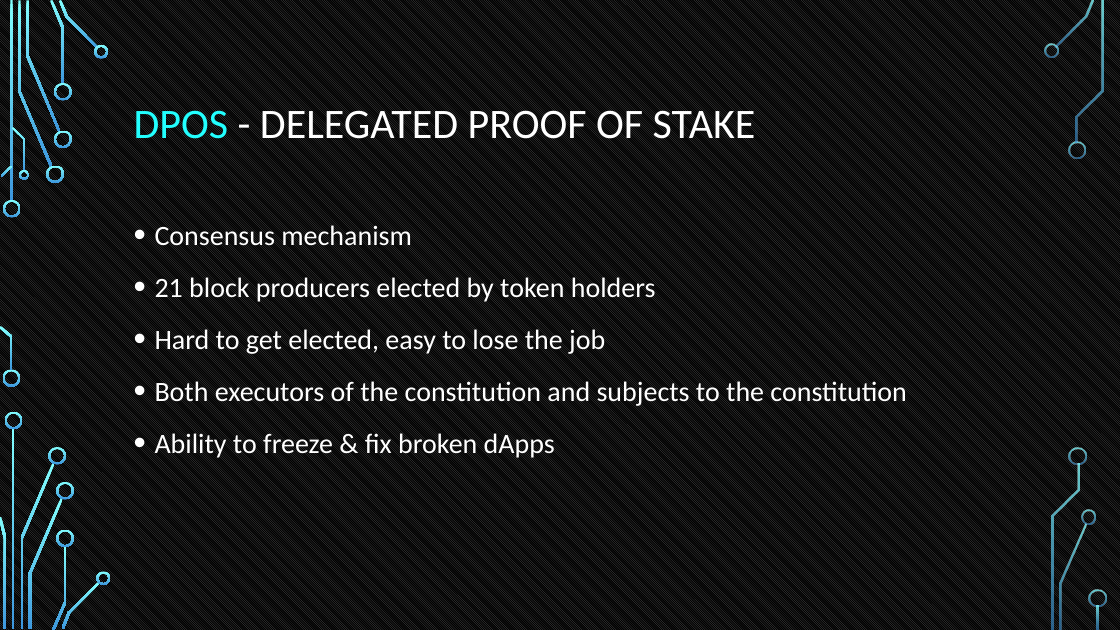
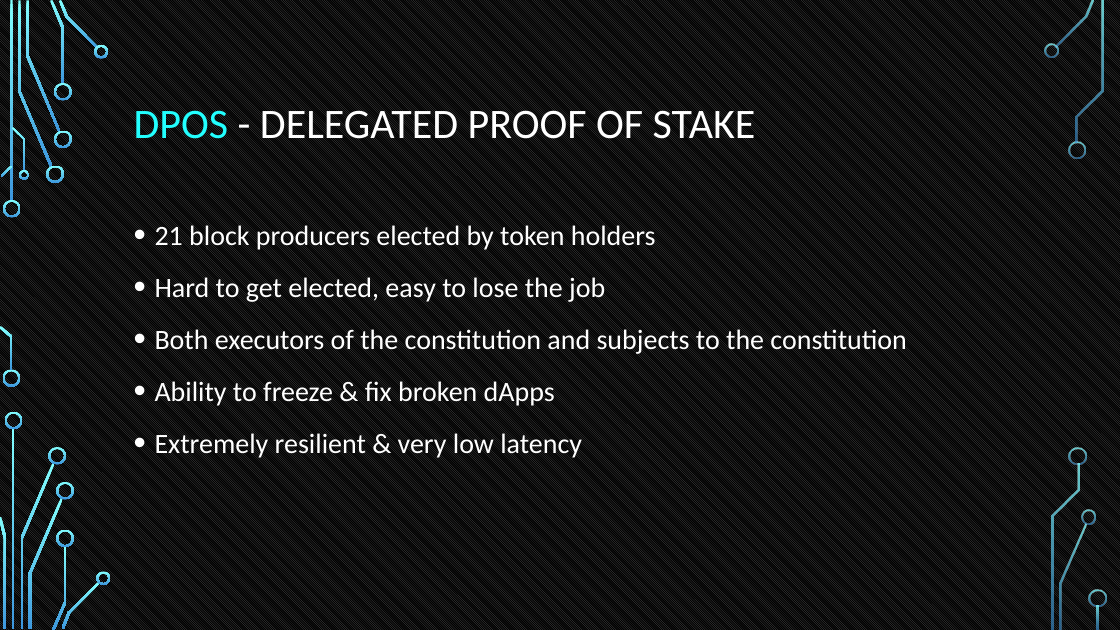
Before and after one commit to tokenika/tokenika.github.io, a slide deck: slide 20 of eostalk/EOS Talk Lodz2.pptx. Drawn at 1120x630 pixels with LibreOffice and Linux fonts; fonts in the diff are those of the drawing; background and template pictures are left out. Boxes give left, top, right and bottom in pixels: in the first picture for what was removed or moved away, otherwise in the second. Text is boxed around its words. In the diff, an @@ line names an element or a change of style, - is before the commit and + after.

```diff
--- a/eostalk/EOS Talk Lodz2.pptx
+++ b/eostalk/EOS Talk Lodz2.pptx
@@ text at (155,225,412,246): paragraph removed @@
-• Consensus mechanism
@@ text at (155,433,582,458): paragraph added @@
+• Extremely resilient & very low latency
```
Also in this commit, not shown: 3 other slides changed, 1 other file.
